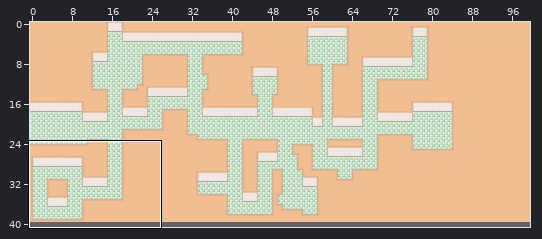
Level history. Tiled map: games/2026/the_longest_night/assets/map/Niveau_1.tmx. The first picture is a wide view before the edit; the outline marks the close-up.
Close-up. As it was:
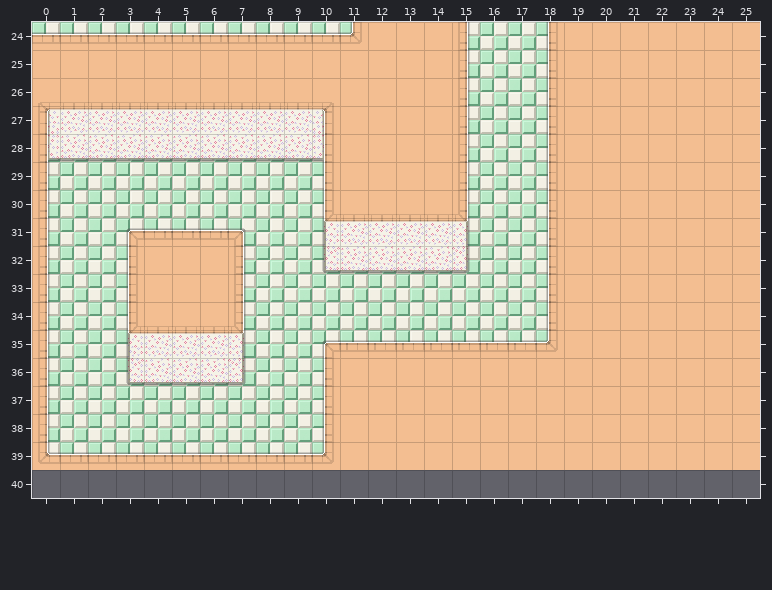
Cells are 32x32 px. Shown: x 0..25, y 24..40. The commit also changed other parts of the map, which this record leaves out. The old version is drawn lined up with the new one.
After:
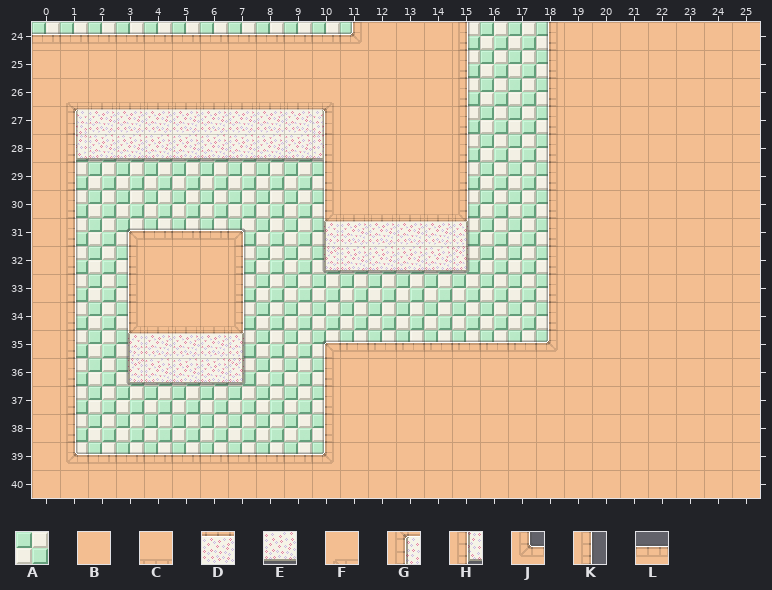
Key: from "tileset_good": A 0, B 1, C 2, D 3, E 4, F 5, G 6, H 7, J 8 flipped up-down, K 9, L 9 turned 270.
_ is an empty cell, # one hidden under a higher layer.
Edits made:
map size 100x40 -> 101x41 cells
Layer "calque_sol":
y 39: x 0 A -> #
y 40: x 0..25 __________________________ -> BBBBBBBBBBBBBBBBBBBBBBBBBB
Layer "calque_mur":
y 26: x 0..1 FC -> BF
y 27: x 0..1 GD -> BG
y 28: x 0..1 HE -> BH
y 29..38: x 0..1 K_ -> BK
y 39: x 0..1 JL -> BJ
